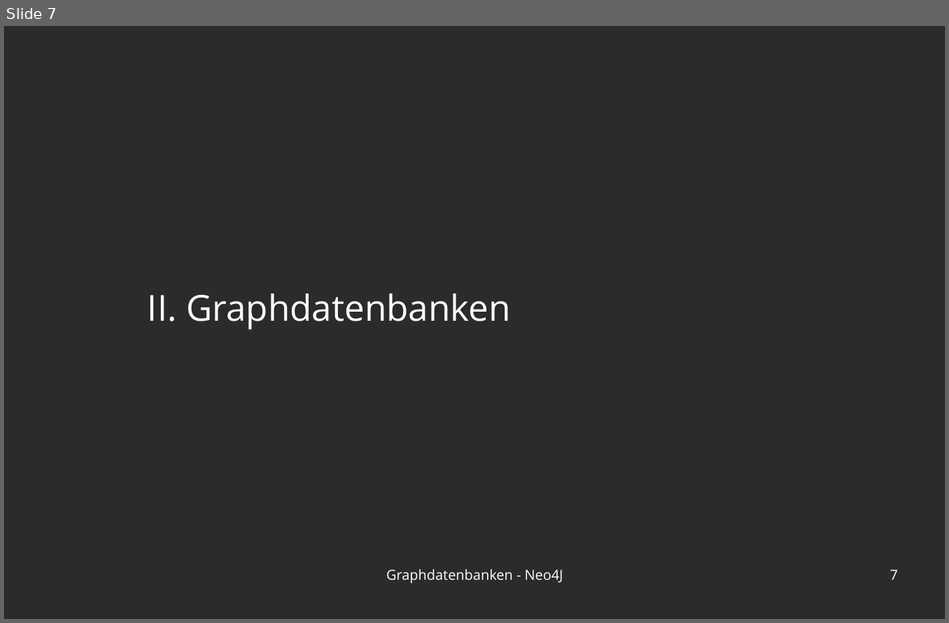
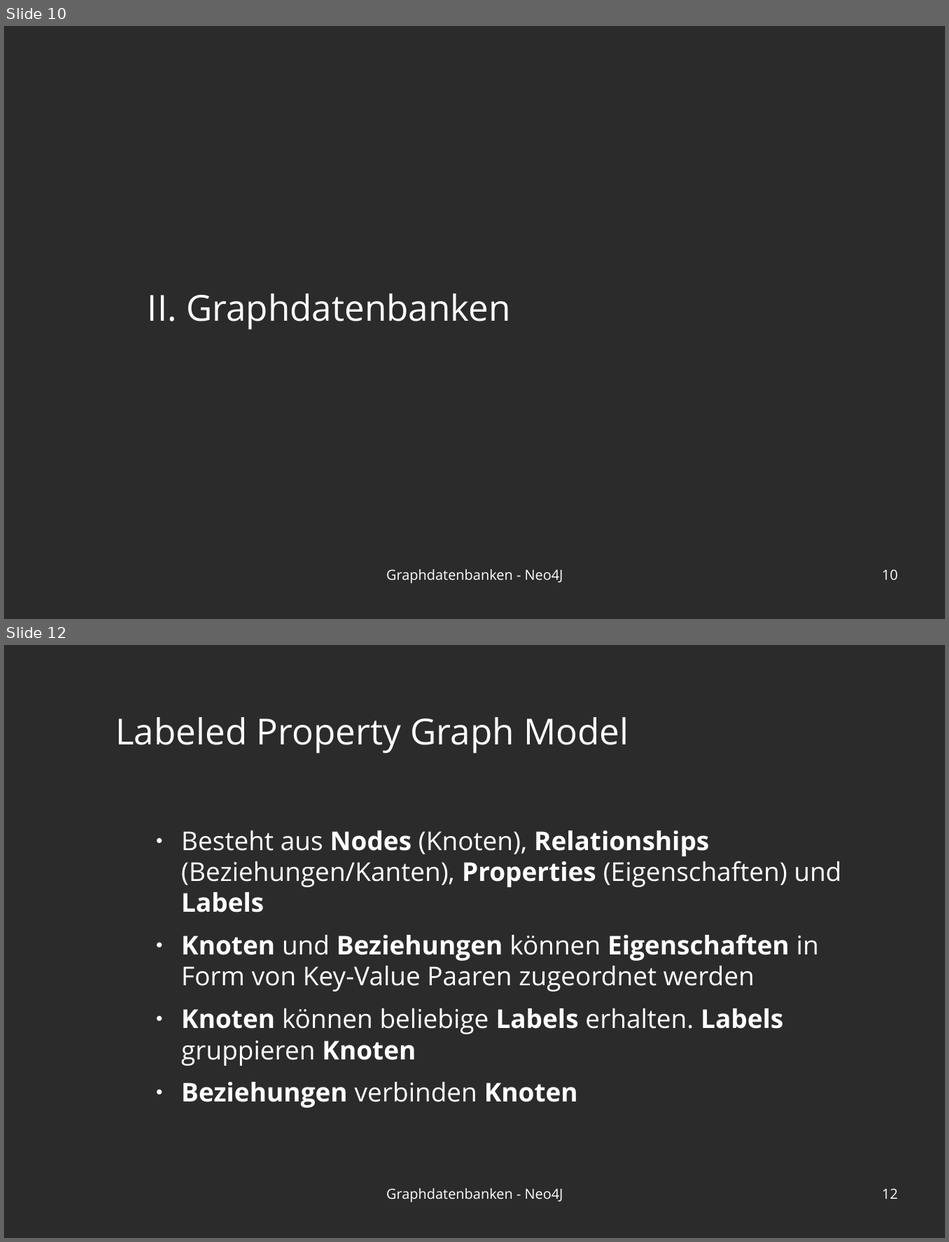
Before and after one commit to blublab/ais, a slide deck: praesi.odp. Shown one above the other, each under a label of ours: slide 7 before the commit, slides 10 and 12 after it; the slides between them are not shown. The pictures are 949x623 and 949x1242 pixels, drawn with LibreOffice and Linux fonts; fonts in the diff are those of the drawing; background and template pictures are left out; a plain dark background stands for a picture behind light text. Boxes give left, top, right and bottom in pixels: in the first picture for what was removed or moved away, otherwise in the second. Text is boxed around its words. In the diff, an @@ line names an element or a change of style, - is before the commit and + after.

```diff
--- a/praesi.odp
+++ b/praesi.odp
@@ slide 12 added at (x1=4, y1=645, x2=945, y2=1238), background picture (left out) @@
@@ title added at (x1=115, y1=717, x2=628, y2=753), 36 pt, text #FFFFFF @@
+Labeled Property Graph Model
@@ text added at (x1=181, y1=831, x2=841, y2=1108), 26 pt, text #FFFFFF @@
+● Besteht aus Nodes (Knoten), Relationships (Beziehungen/Kanten), Properties (Eigenschaften) und Labels
+● Knoten und Beziehungen können Eigenschaften in Form von Key-Value Paaren zugeordnet werden
+● Knoten können beliebige Labels erhalten. Labels gruppieren Knoten
+● Beziehungen verbinden Knoten
@@ text added at (x1=386, y1=1188, x2=563, y2=1202), 14 pt, text #FFFFFF @@
+Graphdatenbanken - Neo4J
@@ page number added at (x1=882, y1=1188, x2=898, y2=1199), 14 pt, text #FFFFFF @@
+12
@@ what was slide 7 is now slide 10 @@
@@ page number at (x1=882, y1=569, x2=898, y2=580): text changed @@
-7
+10
```
Also in this commit, not shown: 7 slides changed, 13 other slides added, 3 slides removed, 51 other files.
